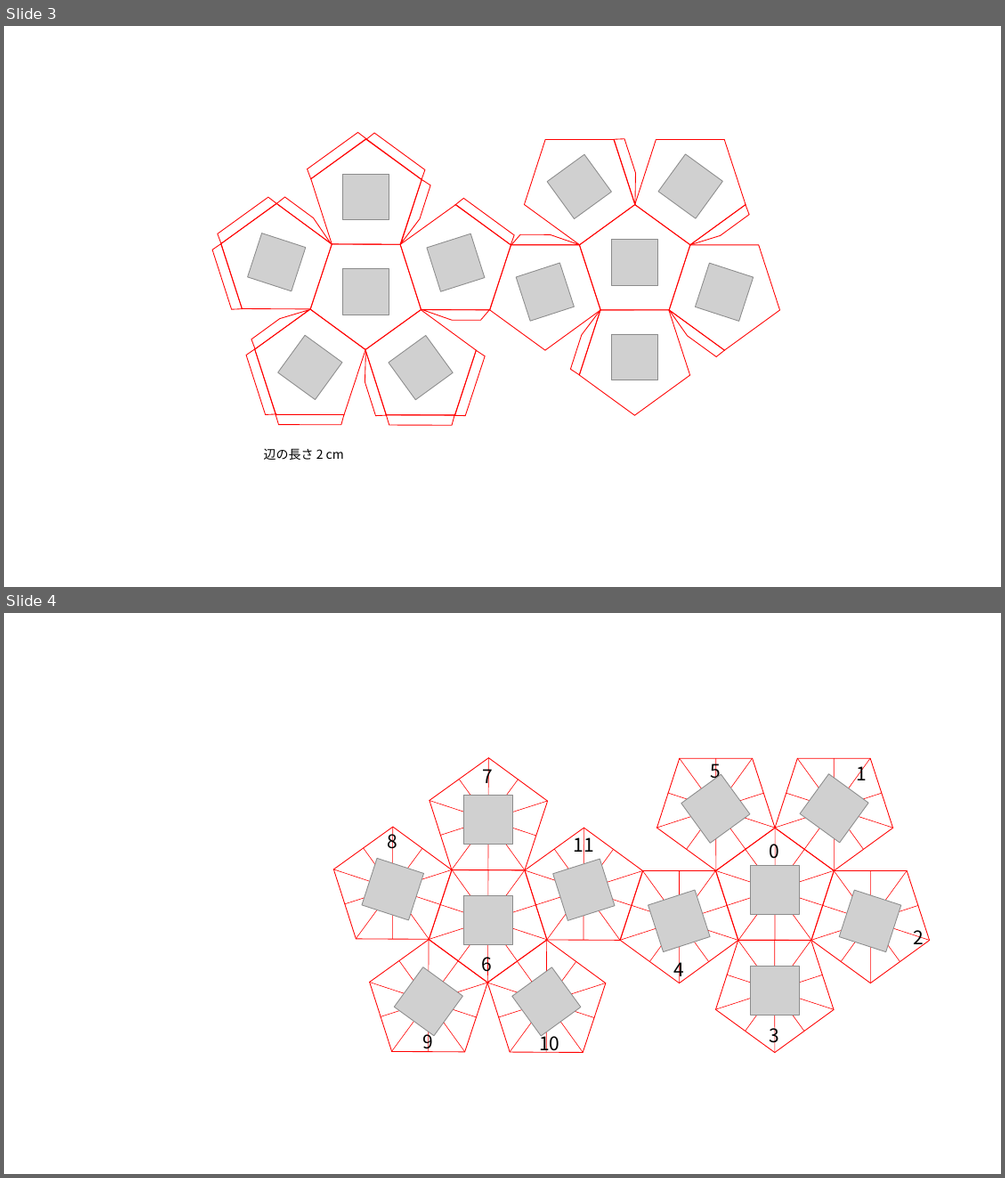
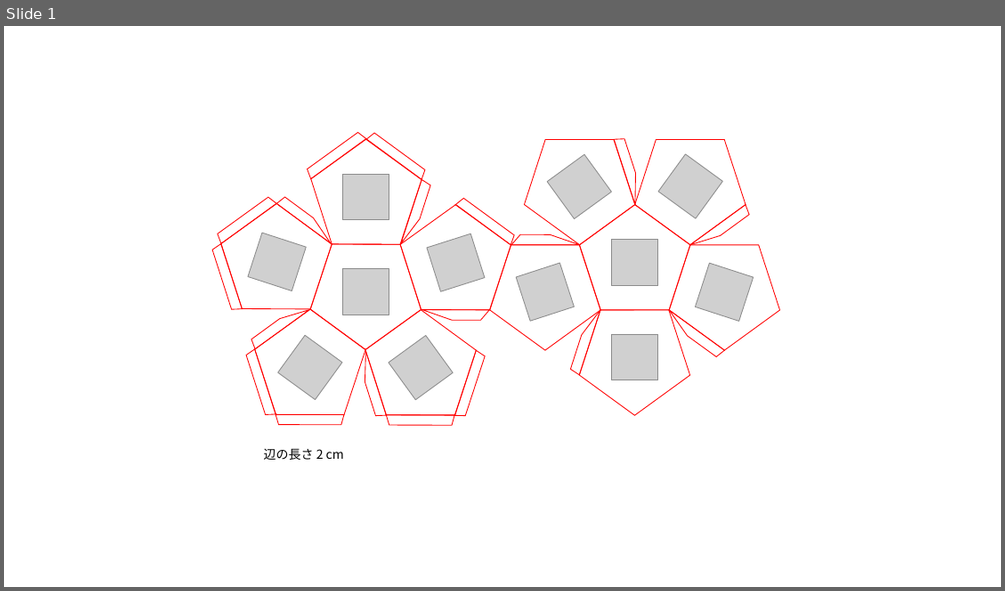
Before and after one commit to PuChan-HCI/myweb, a slide deck: Python/3D-AR-Stylus/markers/dodecahedron_sketch.pptx. Shown one above the other, each under a label of ours: slides 3 and 4 before the commit, slide 1 after it. The pictures are 1005x1178 and 1005x591 pixels, drawn with LibreOffice and Linux fonts; fonts in the diff are those of the drawing; grey boxes stand for pictures. Boxes give left, top, right and bottom in pixels: in the first picture for what was removed or moved away, otherwise in the second. Text is boxed around its words. In the diff, an @@ line names an element or a change of style, - is before the commit and + after.

```diff
--- a/Python/3D-AR-Stylus/markers/dodecahedron_sketch.pptx
+++ b/Python/3D-AR-Stylus/markers/dodecahedron_sketch.pptx
@@ slide 4 removed at box(4, 613, 1001, 1174), background #FFFFFF @@
@@ text removed at box(483, 764, 494, 787) @@
-7
@@ text removed at box(710, 759, 720, 782) @@
-5
@@ text removed at box(856, 763, 866, 780) @@
-1
@@ picture removed at box(464, 795, 513, 844) @@
@@ group removed at box(632, 723, 793, 884): 5 lines, 1 pentagon @@
@@ picture removed at box(681, 774, 751, 844) @@
@@ group removed at box(750, 723, 911, 884): 5 lines, 1 pentagon @@
@@ picture removed at box(800, 774, 868, 843) @@
@@ text removed at box(388, 829, 398, 852) @@
-8
@@ text removed at box(573, 833, 593, 856) @@
-11
@@ text removed at box(769, 839, 780, 862) @@
-0
@@ group removed at box(710, 815, 852, 962): 5 lines, 1 pentagon @@
@@ picture removed at box(362, 858, 424, 920) @@
@@ picture removed at box(553, 859, 615, 921) @@
@@ picture removed at box(751, 865, 800, 915) @@
@@ picture removed at box(463, 896, 512, 945) @@
@@ group removed at box(596, 835, 757, 996): 5 lines, 1 pentagon @@
@@ picture removed at box(648, 890, 711, 952) @@
@@ group removed at box(786, 835, 947, 996): 5 lines, 1 pentagon @@
@@ picture removed at box(840, 890, 902, 952) @@
@@ text removed at box(914, 930, 924, 949) @@
-2
@@ text removed at box(482, 952, 493, 975) @@
-6
@@ text removed at box(673, 957, 684, 981) @@
-4
@@ group removed at box(316, 744, 650, 1073): 30 lines, 6 pentagons @@
@@ picture removed at box(395, 966, 463, 1036) @@
@@ picture removed at box(512, 967, 582, 1037) @@
@@ group removed at box(690, 905, 852, 1065): 5 lines, 1 pentagon @@
@@ picture removed at box(751, 966, 800, 1015) @@
@@ text removed at box(423, 1030, 434, 1052) @@
-9
@@ text removed at box(539, 1031, 559, 1053) @@
-10
@@ text removed at box(769, 1023, 780, 1046) @@
-3
@@ what was slide 3 is now slide 1 @@
```
Also in this commit, not shown: 1 other slide changed, 2 other slides removed, 3 other files.
